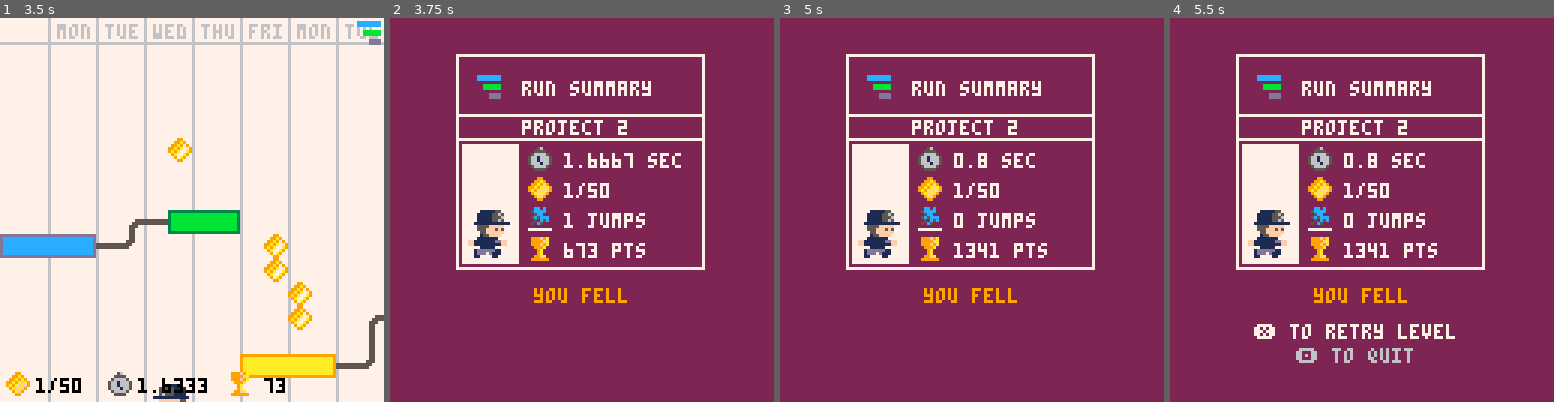
Above: before the commit, frames 1-4 (left to right).
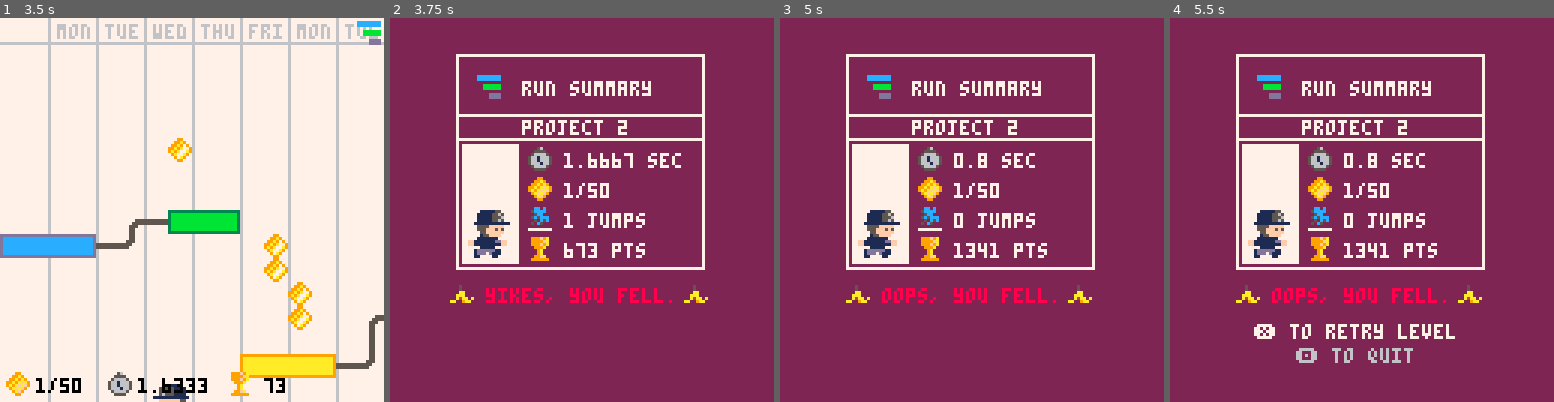
Above: after the commit, the same moments.

Repository: teamgantt/gantt-runner
Game: PICO-8 cartridge gantt-runner.p8
The game is run twice, just before and just after one commit, with the same random seed, the same clock (stepped at 60 frames per second) and the same inputs.
Inputs:
- Up to frame 1 (3.5 s): tap X (X key) at 0.33, 1.07, 1.85, 2.97 s; tap O (Z key) at 0.7, 1.7, 2.1, 2.5, 2.9, 3.3 s; hold Right 1.6-2.1 s; hold Right 2.47-3.03 s; hold Left from 3.08 s (still down)
- Up to frame 2 (3.75 s): release Left at 3.58 s; hold Down from 3.63 s (still down); tap O (Z key) at 3.7 s
- Up to frame 3 (5 s): release Down at 3.97 s; hold Right 4.02-4.68 s; tap X (X key) at 4.08 s; tap O (Z key) at 4.1, 4.5, 4.9 s
- Up to frame 4 (5.5 s): hold Left from 5.08 s (still down); tap X (X key) at 5.2 s; tap O (Z key) at 5.3 s

Frame 1 is identical in both runs. In frame 2, 1.1% of the frame differs, in the area x 15-83%, y 69-75%; in frame 3, 1.1%; in frame 4, 1.1%.

Commit message:
adds summary screen randomized text

Diff:
--- a/src/game.lua
+++ b/src/game.lua
@@ -33,6 +33,7 @@
 			player.jumps=0
 			player.x=g.levels[level].player_x
 			player.y=g.levels[level].player_y
+			set_random_msg() -- set random message for win/lose
 
 			menuitem(3, "save run as gif",
 			function()
@@ -45,6 +46,7 @@
 		end,
 
 		end_level=function(type)
+
 			if (type == "win") then
 				g.status="win"
 				sfx(8)
--- a/src/summary.lua
+++ b/src/summary.lua
@@ -5,6 +5,35 @@
   banners_bottom={}
   button_access_delay=24
   delay_instructions=button_access_delay
+  msg_idx=flr(rnd(10))
+  fail_msg={
+    'oops, you fell.',
+    'yikes, you fell.',
+    'did you slip?',
+    'doh, you fell.',
+    'sorry, you fell.',
+    'bummer, you fell.',
+    'ouch, go again?',
+    "don't give up!",
+    'forgot to jump?',
+    'what happened?',
+  }
+  win_msg={
+    'nice job!',
+    'you finished!',
+    'not too bad!',
+    'think you can do better?',
+    'wow! not bad!',
+    'strong work!',
+    'you did it!',
+    'you won!',
+    'more milestones!',
+    'radical!',
+  }
+
+  set_random_msg=function()
+    msg_idx=rnd_between(1,10)
+  end
 
   -- add top banner
   for i=1,32 do
@@ -68,9 +97,6 @@
 function d_summary()
   local stat_offx = 2
   local stat_offy = 8
-  -- g.end_t = 23.8
-  -- player.milestones = 50
-  -- g.total_milestones = 50
 
   if (g.status=='win') then
     rectfill(cam.x, cam.y, cam.x+127, cam.y+127, 1)
@@ -82,10 +108,13 @@
       spr(29, cam.x+v.x, cam.y+v.y, 1, 1)
     end
 
-    print('nice job!', cam.x+44, cam.y+90, 8)
+    print(win_msg[msg_idx], cam.x+hcenter(win_msg[msg_idx]), cam.y+90, 12)
   elseif (g.status=='lose') then
+    local msg_w = print(fail_msg[msg_idx], 0, cam.y-128, 9)
     rectfill(cam.x, cam.y, cam.x+127, cam.y+127, 2)
-    print('you fell', cam.x+48, cam.y+90, 9)
+    print(fail_msg[msg_idx], cam.x+hcenter(fail_msg[msg_idx]), cam.y+90, 8)
+    spr(119, cam.x+hcenter(fail_msg[msg_idx])-12, cam.y+88, 1, 1)
+    spr(119, cam.x+hcenter(fail_msg[msg_idx])+msg_w+2, cam.y+88, 1, 1)
   end
   fillp(0)
   rect(cam.x+22, cam.y+12, cam.x+104, cam.y+83, 7)
--- a/src/utils.lua
+++ b/src/utils.lua
@@ -12,3 +12,12 @@
 		end
 	end
 end
+
+function hcenter(s, c)
+  -- screen center minus the
+  -- string length times the
+  -- pixels in a char's width,
+  -- cut in half
+	if (c == nil) c = {x=0}
+  return c.x+64-#s*2
+end
Not shown, changed: gantt-runner.p8.png
Not shown, changed: gantt_runner_html/gantt_runner.js
